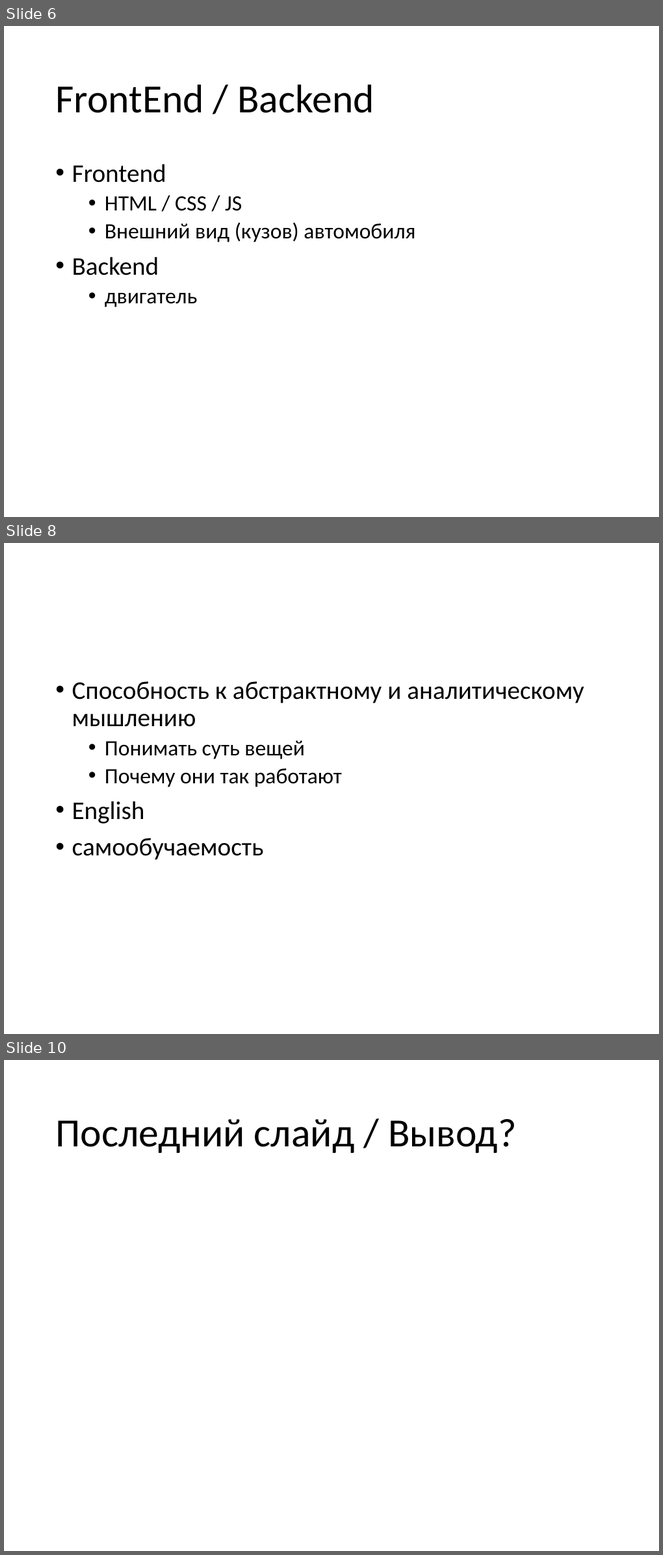
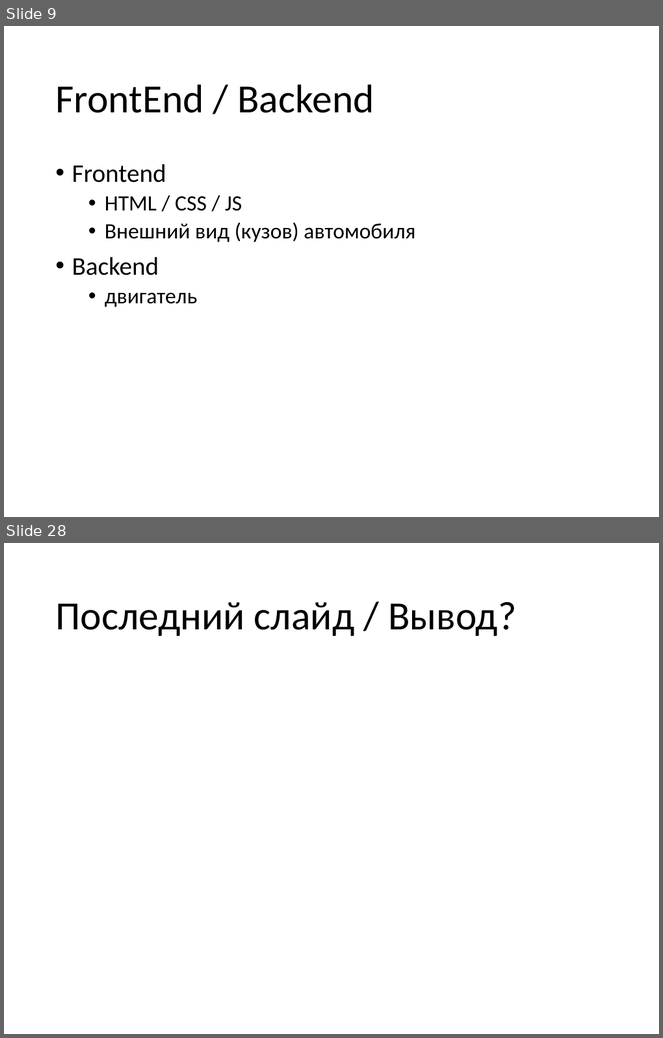
Before and after one commit to vitali-kviatkouski/personal, a slide deck: epamkids/EPAMKids.pptx. Shown one above the other, each under a label of ours: slides 6, 8 and 10 before the commit, slides 9 and 28 after it; the slides between them are not shown. The pictures are 663x1555 and 663x1038 pixels, drawn with LibreOffice and Linux fonts; fonts in the diff are those of the drawing. Boxes give left, top, right and bottom in pixels: in the first picture for what was removed or moved away, otherwise in the second. Text is boxed around its words. In the diff, an @@ line names an element or a change of style, - is before the commit and + after.

```diff
--- a/epamkids/EPAMKids.pptx
+++ b/epamkids/EPAMKids.pptx
@@ slide 8 removed at [4,543,659,1034], background #FFFFFF @@
@@ text removed at [72,681,584,860] @@
-• Способность к абстрактному и аналитическому мышлению
-  • Понимать суть вещей
-  • Почему они так работают
-• English
-• самообучаемость
@@ what was slide 6 is now slide 9 @@
@@ what was slide 10 is now slide 28 @@
```
Also in this commit, not shown: 3 slides changed, 19 slides added.
